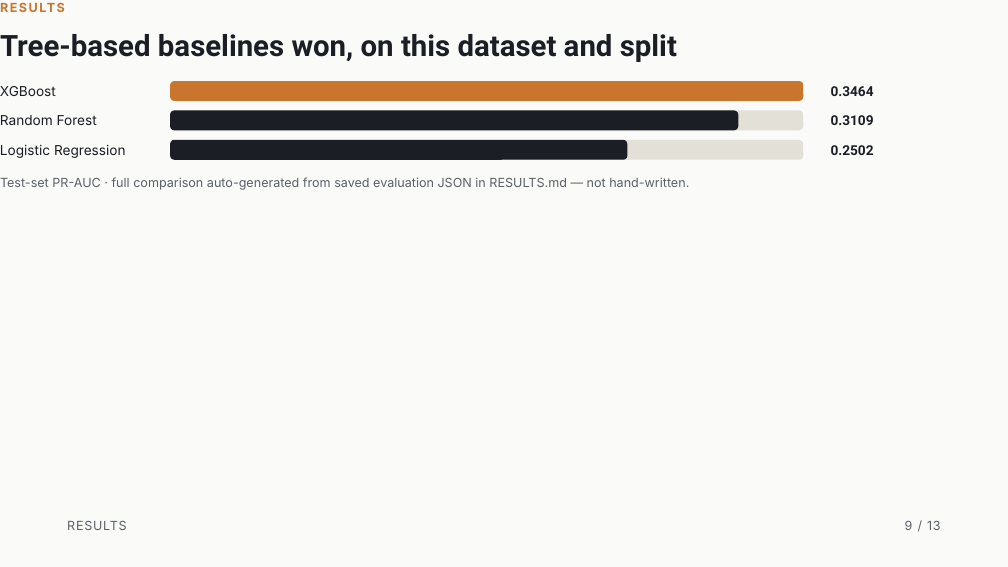
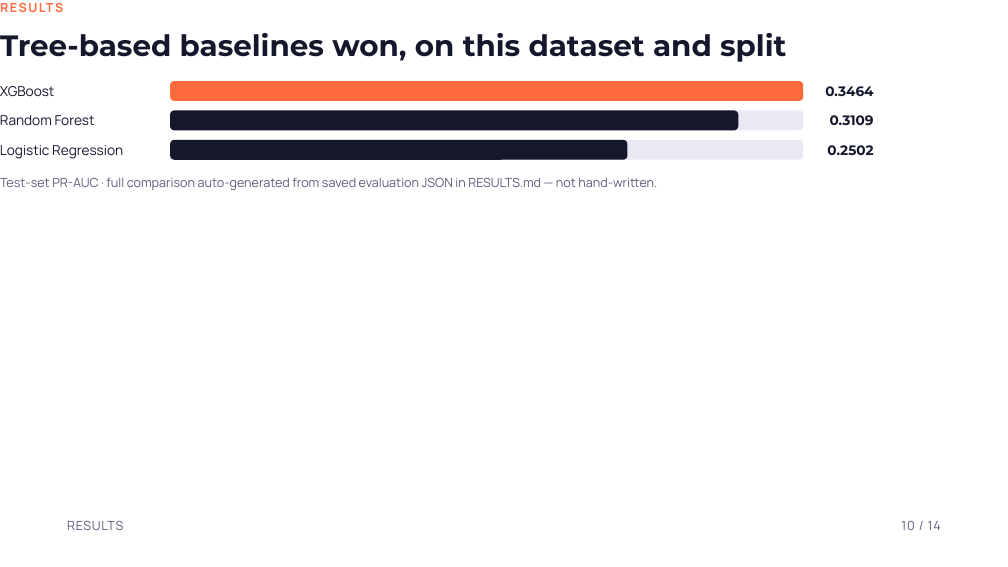
Before and after one commit to paarthjpg/electricity-theft-detection, a slide deck: slide 10 of Electricity Theft Detection Using Machine Learning.pptx (slide 9 before the commit). Drawn at 1008x567 pixels with LibreOffice and Linux fonts; fonts in the diff are those of the drawing. Boxes give left, top, right and bottom in pixels: in the first picture for what was removed or moved away, otherwise in the second. Text is boxed around its words. In the diff, an @@ line names an element or a change of style, - is before the commit and + after.

Commit message:
Redesign slide deck: bright palette, new type, added diagrams
Swap the muted charcoal/copper palette for a bright indigo/tangerine/
teal one and Space Grotesk+Inter for Sora+Manrope. Add a new system-
architecture slide (data -> 3 models -> evaluation, fan-out/fan-in
diagram) and a to-scale ratio bar visualizing the 10.72:1 class
imbalance on the problem slide.

```diff
--- a/Electricity Theft Detection Using Machine Learning.pptx
+++ b/Electricity Theft Detection Using Machine Learning.pptx
@@ background #FAFAF8 to #FFFFFF @@
@@ text "RESULTS" at box(0, 0, 1008, 17): font Inter to Manrope, text colour #C9752E to #FF6A3D @@
@@ rounded rectangle at box(170, 81, 804, 101): fill #C9752E to #FF6A3D @@
@@ rounded rectangle at box(170, 110, 804, 130): fill #E3E0D8 to #EAE8F5 @@
@@ rounded rectangle at box(170, 110, 739, 130): fill #1B1E24 to #15182C @@
@@ font Inter to Manrope, text colour #1B1E24 to #15182C in 3 elements at box(0, 86, 54, 97), box(0, 115, 95, 126), box(0, 145, 123, 159) @@
@@ rounded rectangle at box(170, 140, 804, 160): fill #E3E0D8 to #EAE8F5 @@
@@ rounded rectangle at box(170, 140, 628, 160): fill #1B1E24 to #15182C @@
@@ font Roboto to Montserrat, text colour #1B1E24 to #15182C in 4 elements at box(0, 33, 786, 62), box(825, 86, 873, 96), box(830, 115, 874, 125), box(827, 145, 873, 155) @@
@@ text "Test-set PR-AUC · full comparison ..." at box(0, 178, 657, 190): font Inter to Manrope, text colour #5B6168 to #5B5E78 @@
@@ text "RESULTS" at box(67, 521, 123, 530): font Inter to Manrope, text colour #5B6168 to #5B5E78 @@
@@ text at box(901, 521, 941, 530): text changed; font Inter to Manrope; text colour #5B6168 to #5B5E78 @@
-9 / 13
+10 / 14
```
Also in this commit, not shown: 12 other slides changed, 1 slide added.
